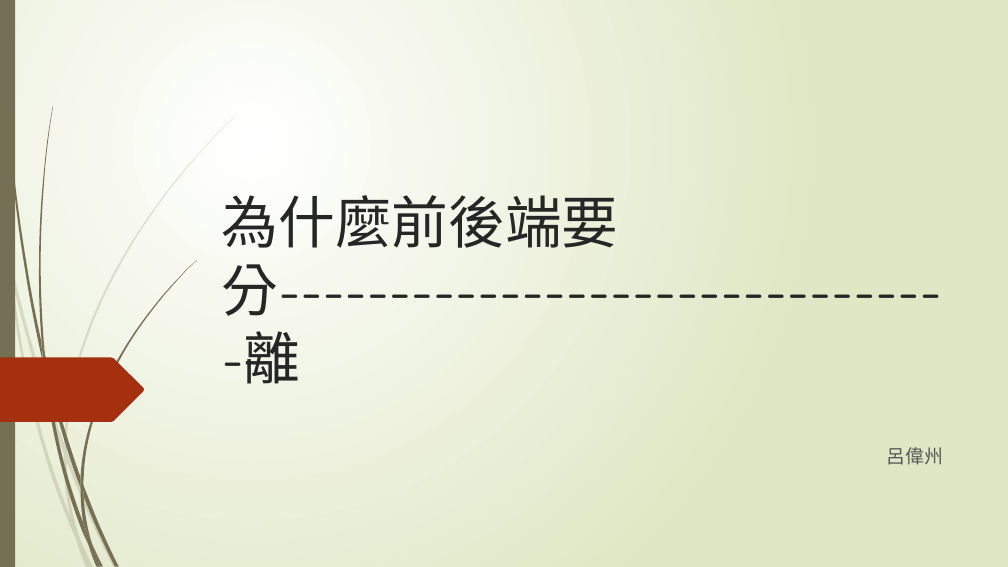
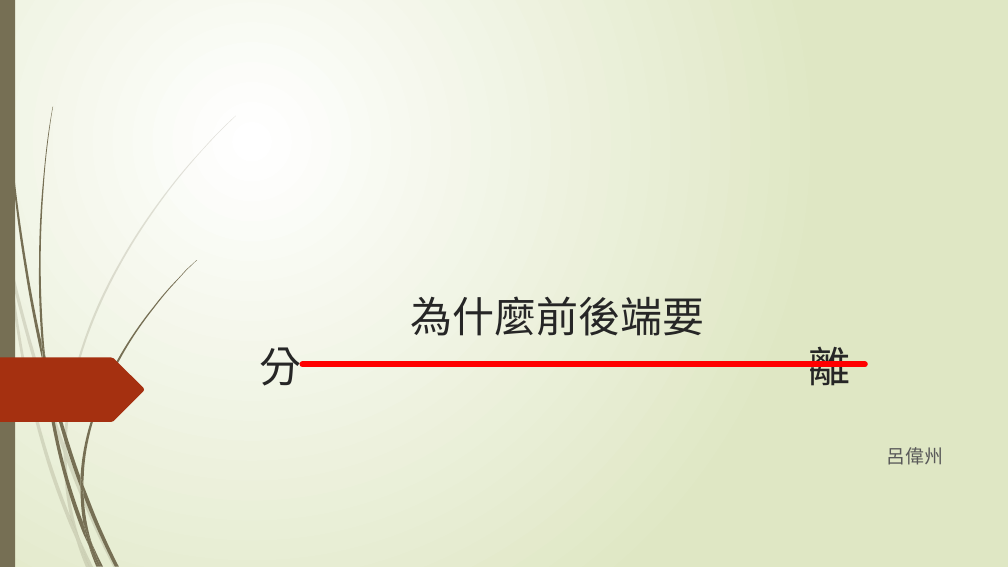
Before and after one commit to TaiwanChuChu/LaravelTest, a slide deck: slide 1 of 軟工策略小組_整合簡報.pptx. Drawn at 1008x567 pixels with LibreOffice and Linux fonts; fonts in the diff are those of the drawing. Boxes give left, top, right and bottom in pixels: in the first picture for what was removed or moved away, otherwise in the second. Text is boxed around its words. In the diff, an @@ line names an element or a change of style, - is before the commit and + after.

```diff
--- a/軟工策略小組_整合簡報.pptx
+++ b/軟工策略小組_整合簡報.pptx
@@ title at bbox=[411, 296, 851, 386]: text changed; size 54 to 40 pt; font Quicksand to Arial @@
-為什麼前後端要
-分-------------------------------離
+為什麼前後端要
+分 離
@@ line added from (302, 364) to (865, 364), #FF0000 5.5 pt @@
```
Also in this commit, not shown: 2 other slides changed, 7 slides added, 2 slides removed, 22 other files.
